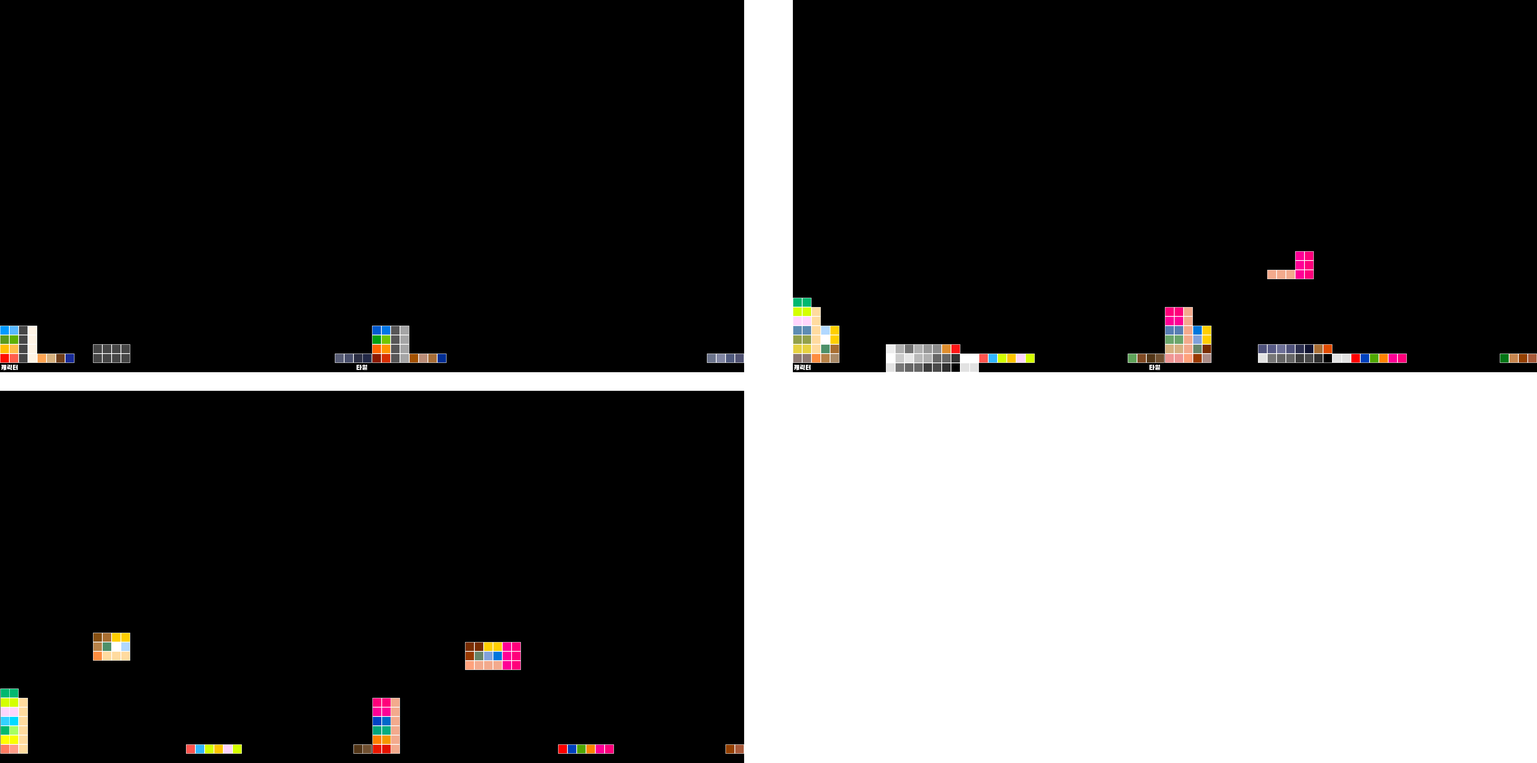
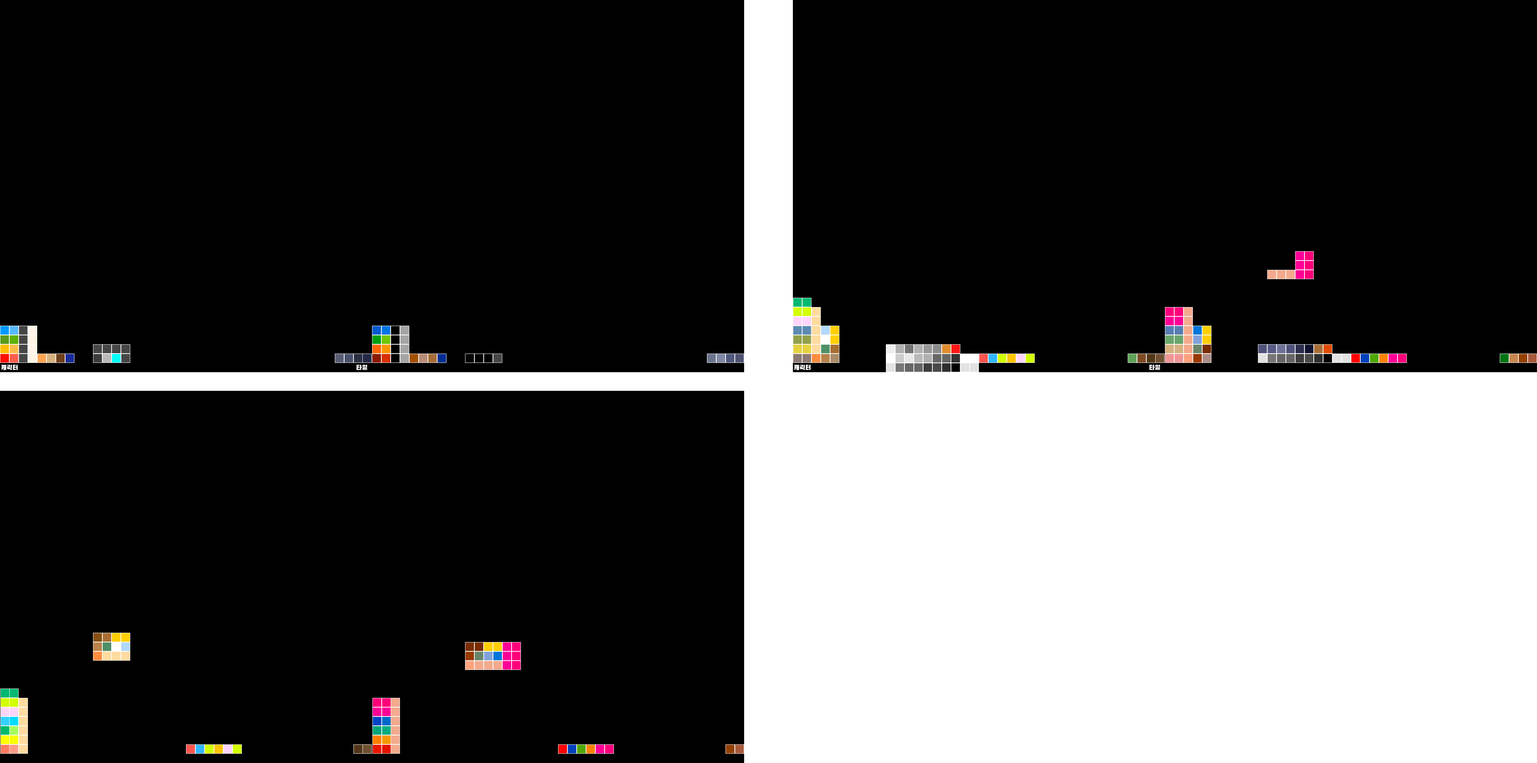
Layered file, before and after one edit (1537 x 763). Changes by layer:
added layer "사각형 1 copy 12" (1st of 5, in "Block-EM") in group "Block-EM" over <box>492,353,503,363</box>
added layer "사각형 1 copy 19" in group "Block-EM" over <box>483,353,493,363</box>
added layer "사각형 1 copy 20" in group "Block-EM" over <box>465,353,475,363</box>
added layer "사각형 1 copy 10" (1st of 2, in "Block-EM") in group "Block-EM" over <box>474,353,484,363</box>
painted on "사각형 1 copy 17" (2nd of 4, in "Block-EM") over <box>391,325,400,335</box>
painted on "사각형 1 copy 17" (4th of 4, in "Block-EM") over <box>391,335,400,344</box>
painted on "사각형 1 copy 16" (2nd of 2, in "Block-EM") over <box>391,344,400,354</box>
painted on "사각형 1 copy 4" (2nd of 2, in "Block-EM") over <box>391,353,400,363</box>
painted on "사각형 1 copy 12" (5th of 5, in "Block-BM") over <box>111,353,121,363</box>
painted on "사각형 1 copy 10" (2nd of 2, in "Block-BM") over <box>102,353,112,363</box>
painted on "사각형 1 copy 9" over <box>93,353,102,363</box>
